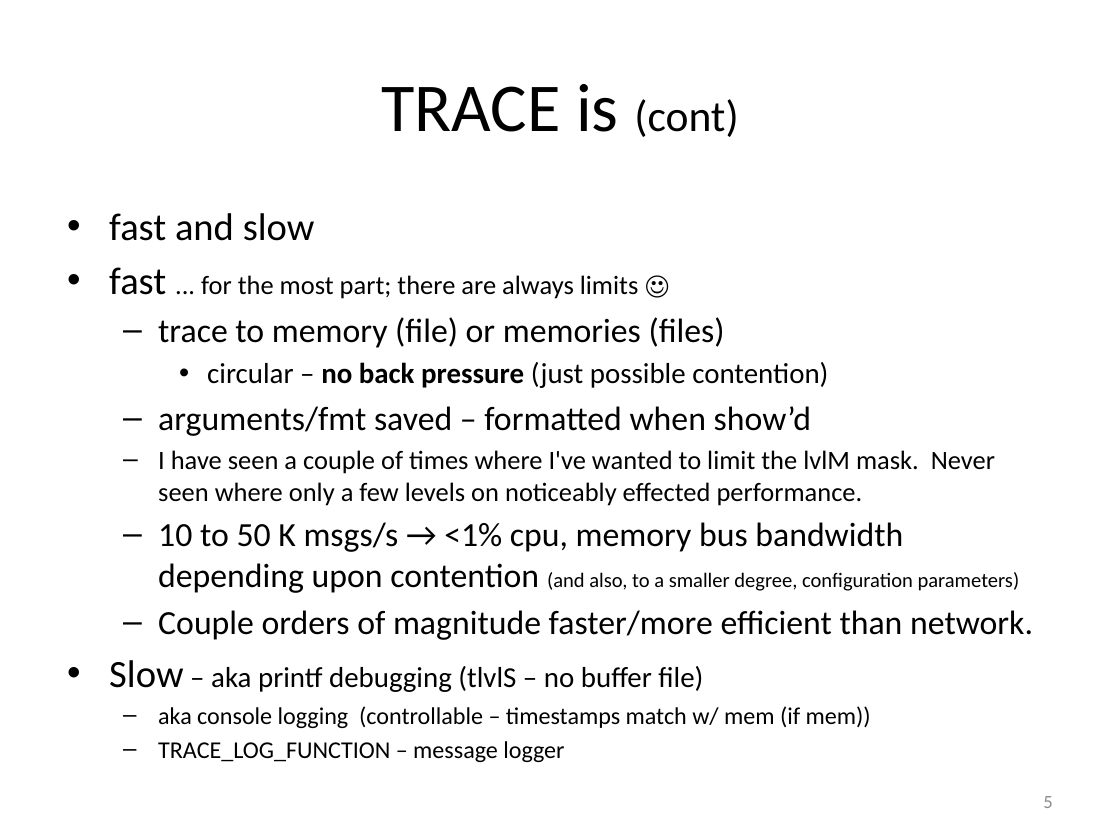
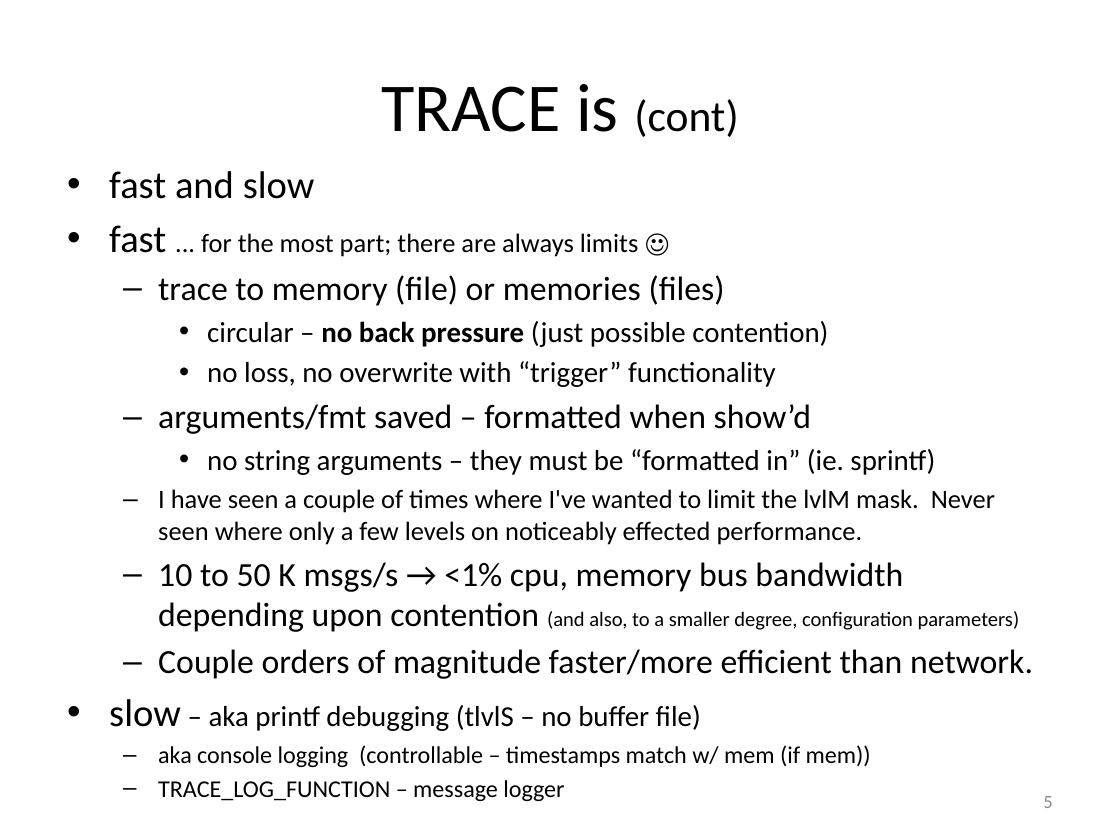
Before and after one commit to art-daq/trace, a slide deck: slide 5 of trace/doc/trace.pptx. Drawn at 1120x840 pixels with LibreOffice and Linux fonts; fonts in the diff are those of the drawing. Boxes give left, top, right and bottom in pixels: in the first picture for what was removed or moved away, otherwise in the second. Text is boxed around its words. In the diff, an @@ line names an element or a change of style, - is before the commit and + after.

```diff
--- a/trace/doc/trace.pptx
+++ b/trace/doc/trace.pptx
@@ text "fast and slow" moved from (x1=109, y1=213, x2=1033, y2=762) to (x1=109, y1=171, x2=1033, y2=801) @@
@@ text at (x1=207, y1=361, x2=776, y2=387): paragraph added @@
+    • no loss, no overwrite with “trigger” functionality
@@ text at (x1=207, y1=449, x2=935, y2=475): paragraph added @@
+    • no string arguments – they must be “formatted in” (ie. sprintf)
@@ text at (x1=109, y1=699, x2=701, y2=731): text changed @@
-• Slow – aka printf debugging (tlvlS – no buffer file)
+• slow – aka printf debugging (tlvlS – no buffer file)
```
Also in this commit, not shown: 7 other slides changed.
